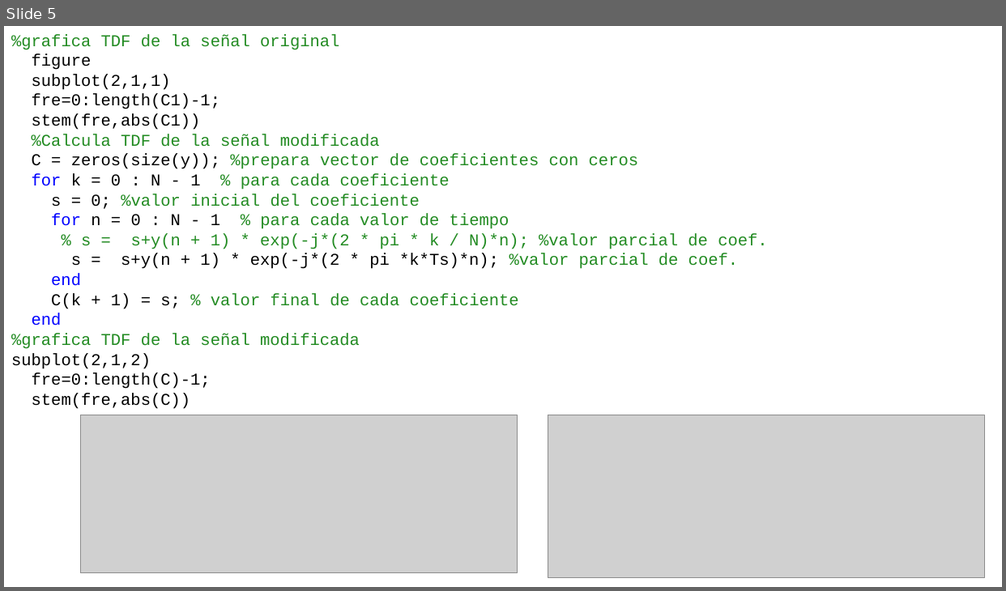
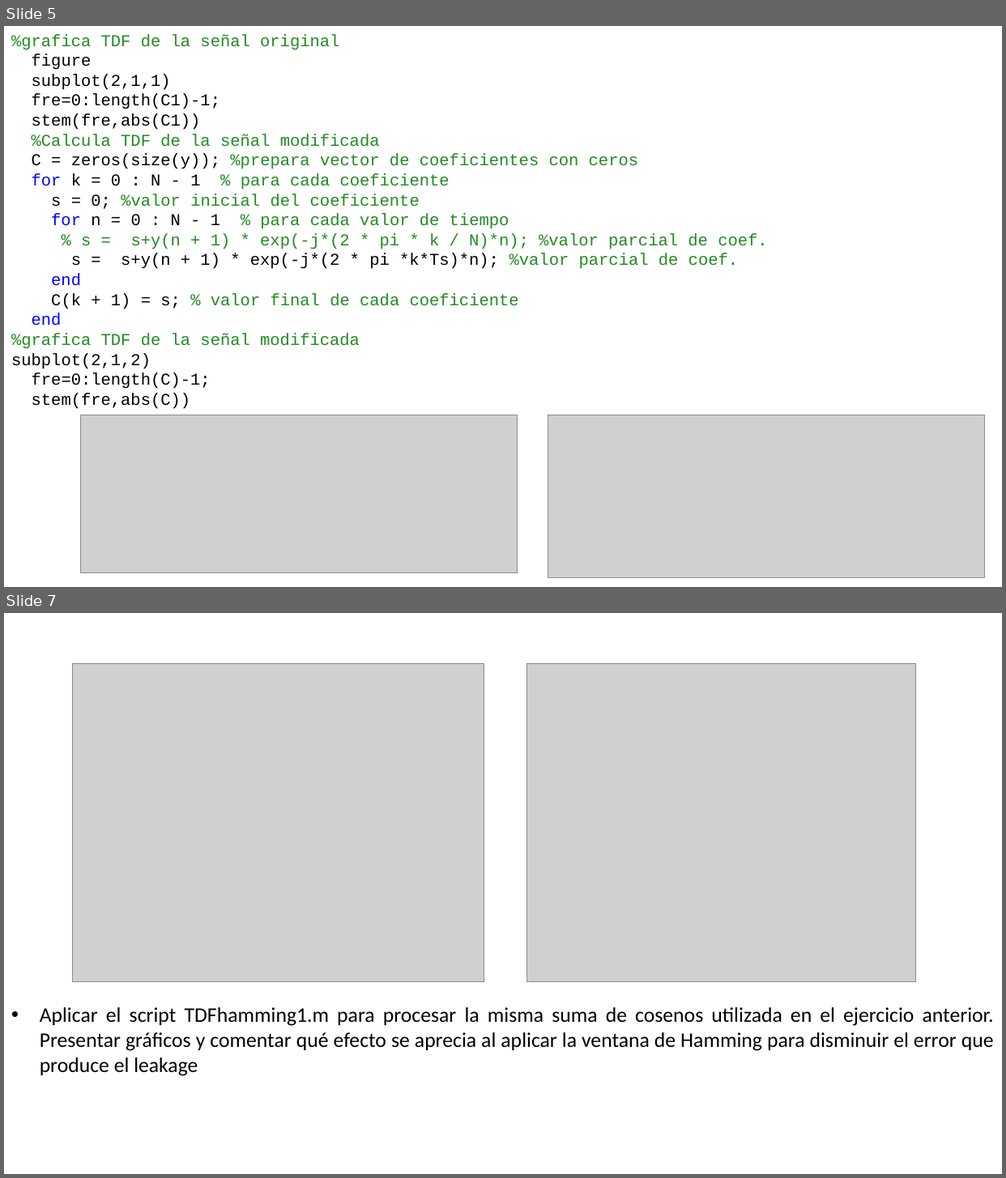
Before and after one commit to odeluigi/Analisis, a slide deck: TP4/Presentacion-TP-4.pptx. Shown one above the other, each under a label of ours: slide 5 before the commit, slides 5 and 7 after it; the slides between them are not shown. The pictures are 1006x591 and 1006x1178 pixels, drawn with LibreOffice and Linux fonts; fonts in the diff are those of the drawing; grey boxes stand for pictures. Boxes give left, top, right and bottom in pixels: in the first picture for what was removed or moved away, otherwise in the second. Text is boxed around its words. In the diff, an @@ line names an element or a change of style, - is before the commit and + after.

```diff
--- a/TP4/Presentacion-TP-4.pptx
+++ b/TP4/Presentacion-TP-4.pptx
@@ slide 7 added at bbox=[4, 613, 1002, 1174], background #FFFFFF @@
@@ picture added at bbox=[73, 664, 484, 982] @@
@@ picture added at bbox=[527, 664, 916, 982] @@
@@ text added at bbox=[40, 1007, 994, 1076], 20 pt, text #000000 @@
+• Aplicar el script TDFhamming1.m para procesar la misma suma de cosenos utilizada en el ejercicio anterior. Presentar gráficos y comentar qué efecto se aprecia al aplicar la ventana de Hamming para disminuir el error que produce el leakage
```
Also in this commit, not shown: 3 slides changed, 7 other slides added, 2 other files.
